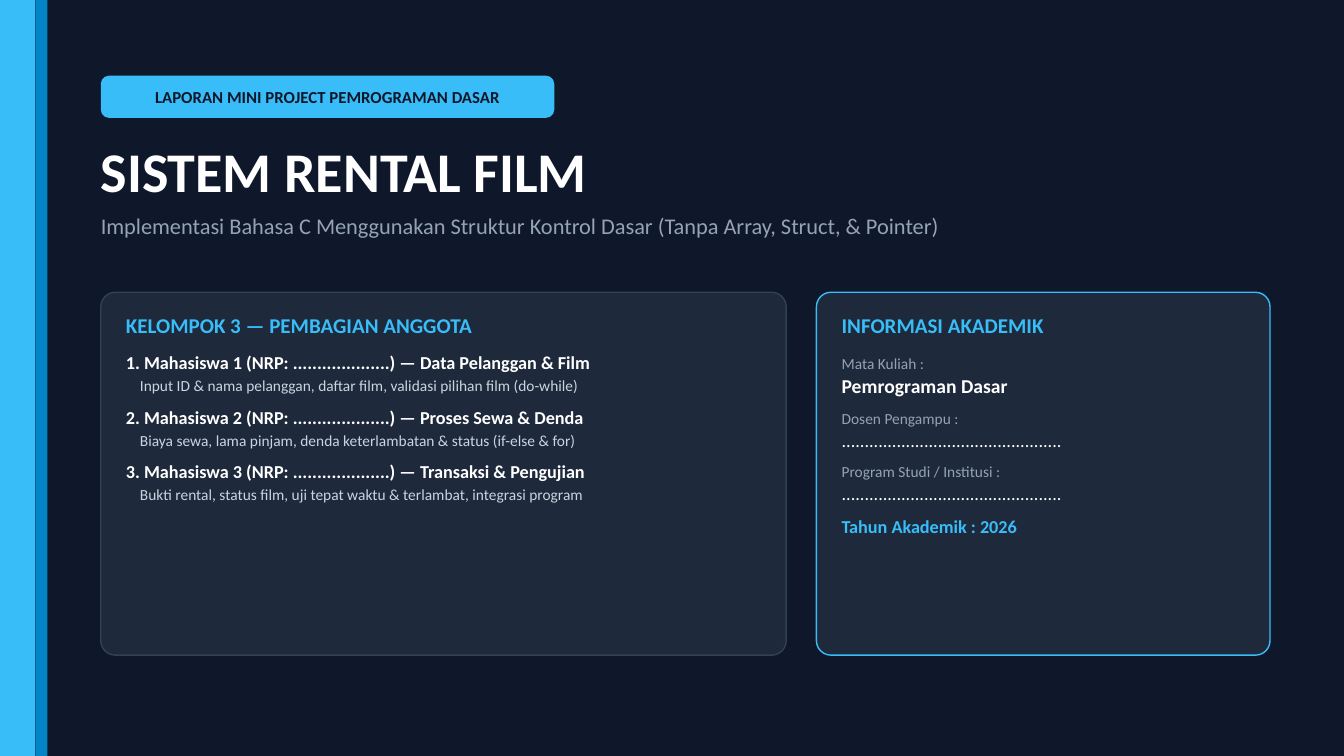
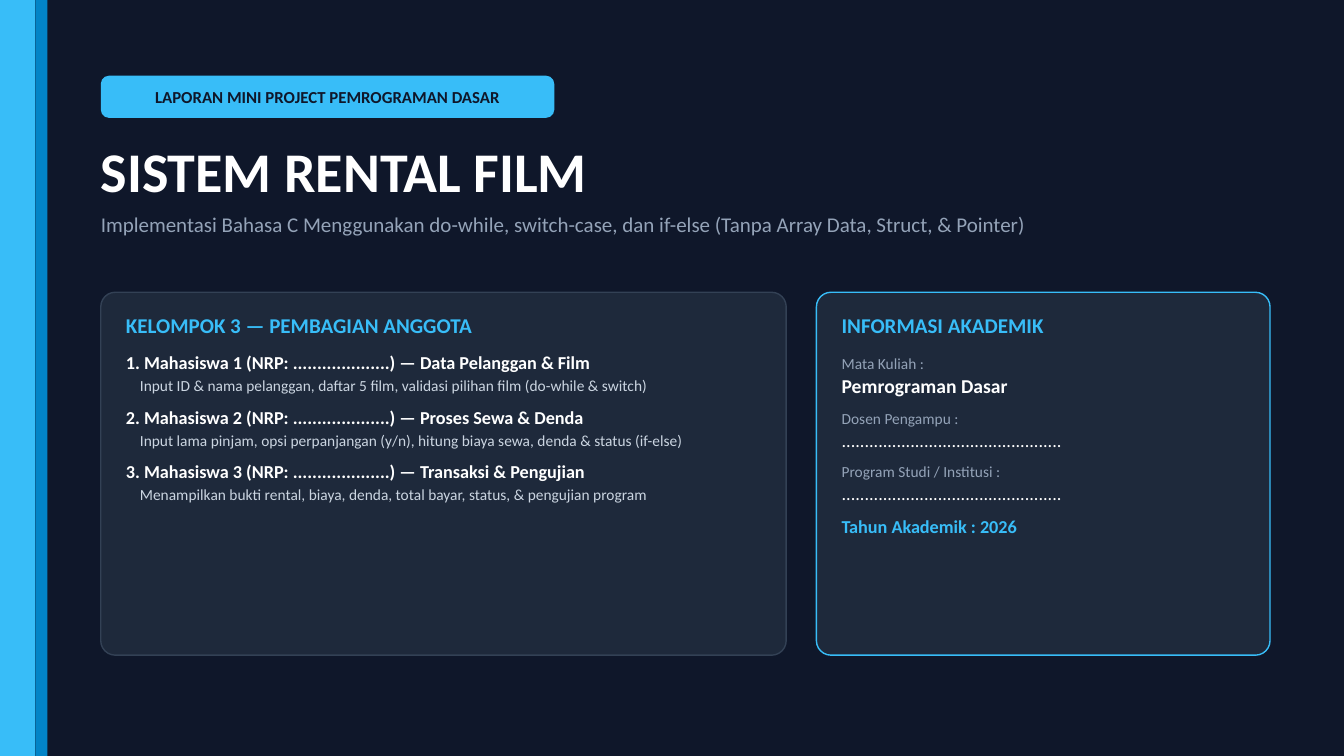
Before and after one commit to BayuArga669/UTS-Pemrograman, a slide deck: slide 1 of Presentasi_Rental_Film_Kelompok_3.pptx. Drawn at 1344x756 pixels with LibreOffice and Linux fonts; fonts in the diff are those of the drawing. Boxes give left, top, right and bottom in pixels: in the first picture for what was removed or moved away, otherwise in the second. Text is boxed around its words. In the diff, an @@ line names an element or a change of style, - is before the commit and + after.

```diff
--- a/Presentasi_Rental_Film_Kelompok_3.pptx
+++ b/Presentasi_Rental_Film_Kelompok_3.pptx
@@ text at (101, 217, 1024, 236): text changed; size 16 to 15 pt @@
-Implementasi Bahasa C Menggunakan Struktur Kontrol Dasar (Tanpa Array, Struct, & Pointer)
+Implementasi Bahasa C Menggunakan do-while, switch-case, dan if-else (Tanpa Array Data, Struct, & Pointer)
@@ text at (140, 380, 647, 394): text changed @@
-Input ID & nama pelanggan, daftar film, validasi pilihan film (do-while)
+Input ID & nama pelanggan, daftar 5 film, validasi pilihan film (do-while & switch)
@@ text at (140, 435, 682, 449): text changed @@
-Biaya sewa, lama pinjam, denda keterlambatan & status (if-else & for)
+Input lama pinjam, opsi perpanjangan (y/n), hitung biaya sewa, denda & status (if-else)
@@ text at (140, 489, 646, 503): text changed @@
-Bukti rental, status film, uji tepat waktu & terlambat, integrasi program
+Menampilkan bukti rental, biaya, denda, total bayar, status, & pengujian program
```
Also in this commit, not shown: 12 other slides changed, 4 other files.
